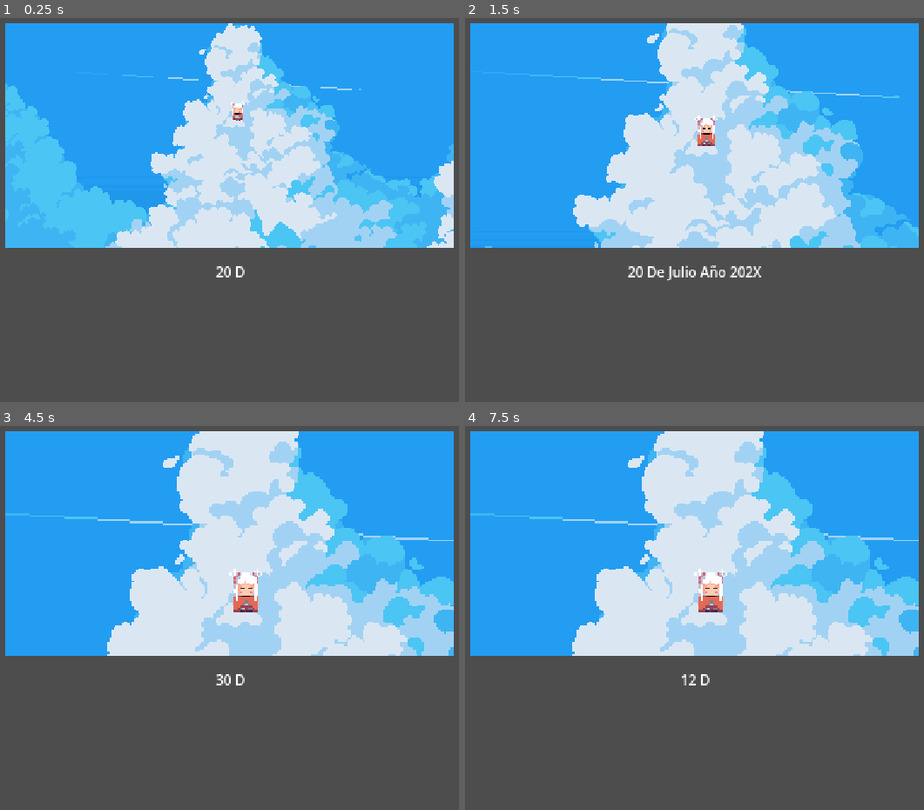
Above: before the commit, frames 1-4 (two rows, left to right).
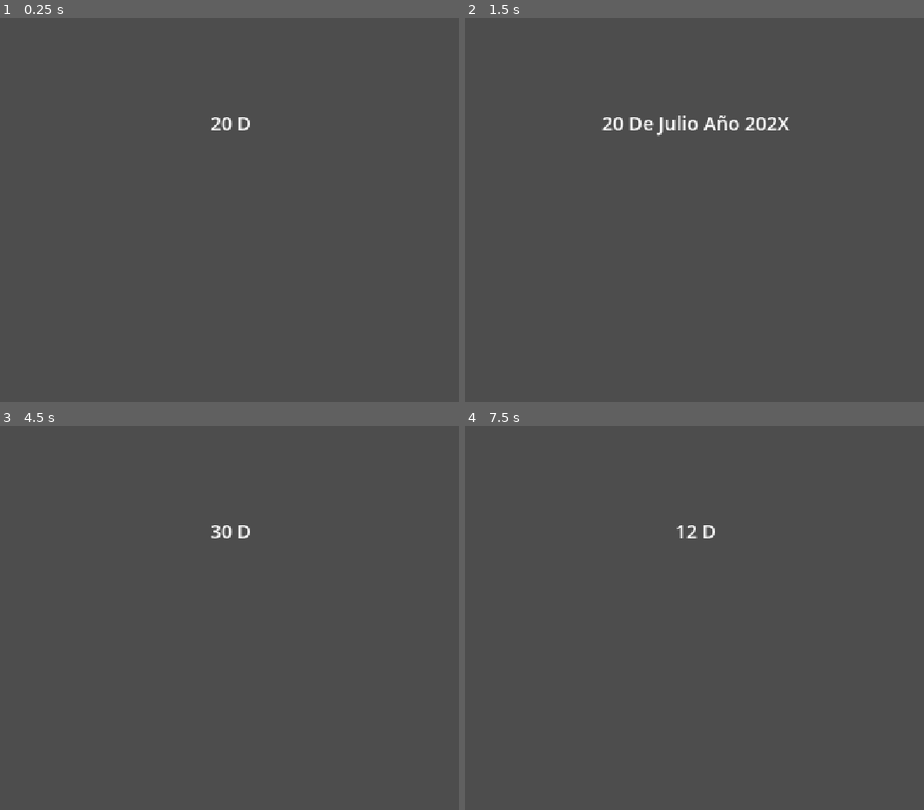
Above: after the commit, the same moments.

Repository: danielmiranda0099/jam-rayuela-2024
Game: Godot game, scene res://Levels/main.tscn
Two runs of this game, one before a commit and one after it. Both use one fixed random seed, a clock stepped at 60 frames per second and the inputs below.
Inputs:
- Up to frame 1 (0.25 s): no input
- Up to frame 2 (1.5 s): tap Enter (ui_accept) at 0.5, 0.77 s; hold D (right) 0.53-1.28 s; hold S (down) from 1.28 s (still down)
- Up to frame 3 (4.5 s): tap Enter (ui_accept) at 1.52, 3.02, 3.77 s; release S (down) at 2.03 s; hold D (right) 2.03-2.78 s; hold W (up) 2.78-3.53 s; hold A (left) from 3.53 s (still down)
- Up to frame 4 (7.5 s): tap Enter (ui_accept) at 4.52, 5, 6.02, 6.77 s; release A (left) at 5.03 s; hold S (down) 5.03-5.78 s; hold D (right) 5.78-6.53 s; hold W (up) 6.53-7.28 s; hold D (right) from 7.28 s (still down)

The runs differ from the first frame. In frame 1, 57% of the frame differs, in the area x 1-99%, y 1-68%; in frame 2, 58%, in the area x 1-99%, y 1-69%; in frame 3, 57%; in frame 4, 57%.

Commit message:
[ADD UP] Conditional Rendering Cinematic/Only Text

Diff:
--- a/Scripts/cinematic-controller.gd
+++ b/Scripts/cinematic-controller.gd
@@ -37,6 +37,16 @@
 			for key in scene_data.keys():
 				if (not scene_data_history.has(key)):
 					scene_data_history.append(key)
+
+					if(key.contains("TYPE") and scene_data[key] == "cinematic" and $AnimationViewportContainer.visible == false):
+						$AnimationViewportContainer.visible = true
+						%Text.position = Vector2(-14, 147)
+						%Text.set("theme_override_font_sizes/font_size", 10)
+					if(key.contains("TYPE") and scene_data[key] == "text" and $AnimationViewportContainer.visible == true):
+						$AnimationViewportContainer.visible = false
+						%Text.position = Vector2(-14, 35)
+						%Text.set("theme_override_font_sizes/font_size", 14)
+
 					if(key.contains("TEXT")):
 						print(scene_data[key])
 						text_typing_controller(scene_data[key])
